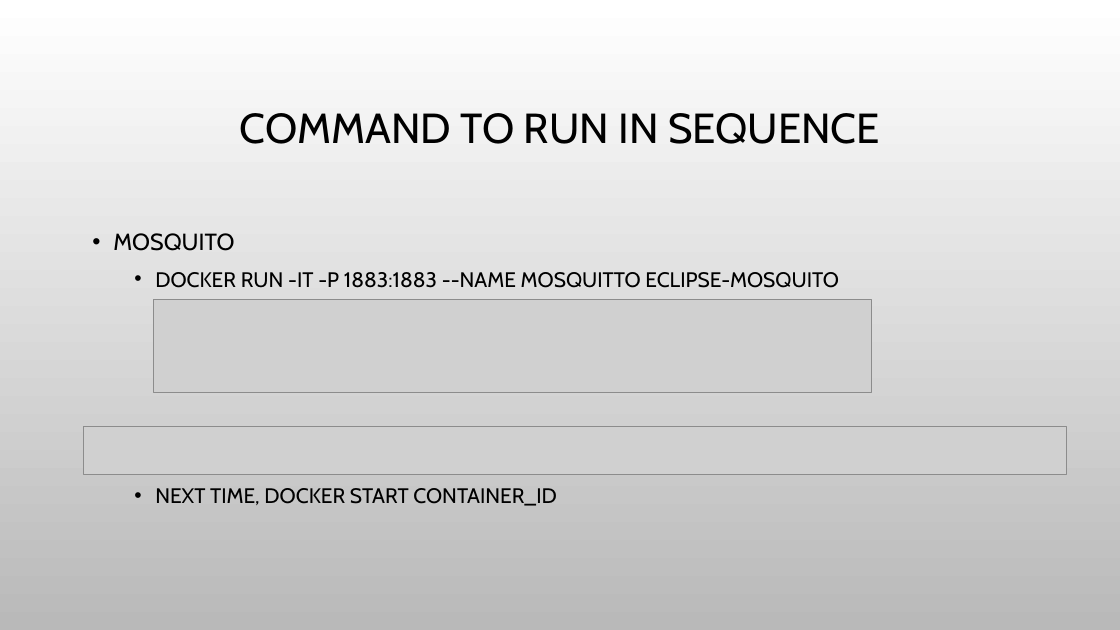
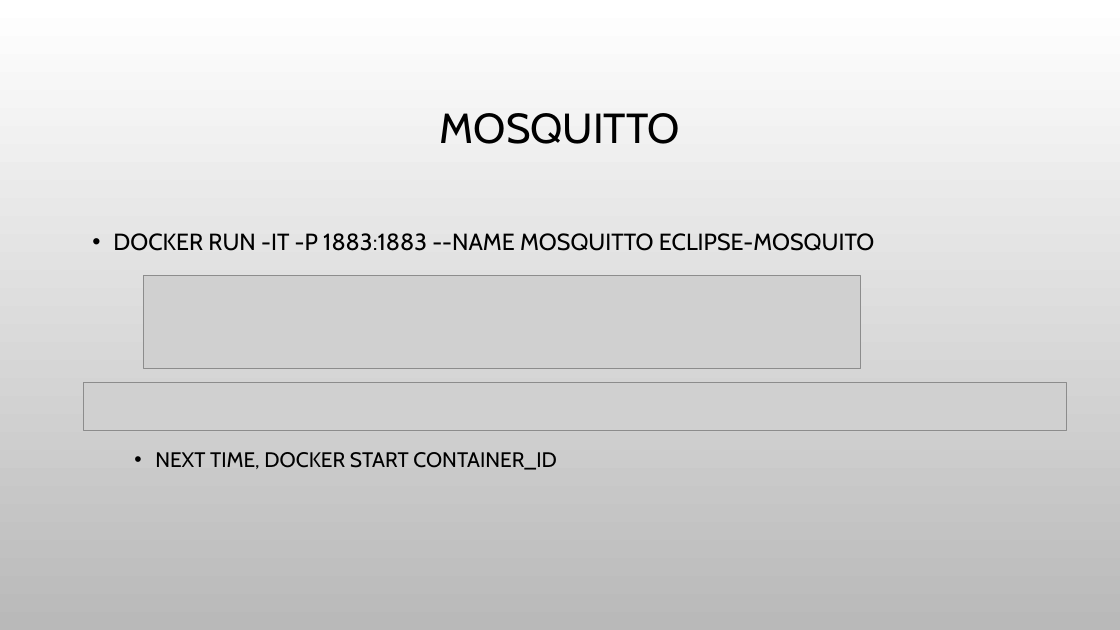
Before and after one commit to haixiang1977/iris, a slide deck: slide 5 of Docker architect.pptx. Drawn at 1120x630 pixels with LibreOffice and Linux fonts; fonts in the diff are those of the drawing; grey boxes stand for pictures; background and template pictures are left out. Boxes give left, top, right and bottom in pixels: in the first picture for what was removed or moved away, otherwise in the second. Text is boxed around its words. In the diff, an @@ line names an element or a change of style, - is before the commit and + after.

```diff
--- a/Docker architect.pptx
+++ b/Docker architect.pptx
@@ title at bbox=[440, 113, 680, 144]: text changed @@
-COMMAND TO RUN IN SEQUENCE
+MOSQUITTO
@@ text at bbox=[113, 233, 234, 251]: paragraph removed @@
-• MOSQUITO
@@ text at bbox=[113, 233, 874, 251]: size 18 to 20 pt in "DOCKER RUN -IT -P 1883:1883 --NAME MOSQUITTO ..."; list level 2 to 1 in "DOCKER RUN -IT -P 1883:1883 ..." @@
@@ picture: place and size @@
-picture at bbox=[154, 299, 871, 392]
+picture at bbox=[144, 276, 861, 369]
@@ picture: place and size @@
-picture at bbox=[84, 427, 1067, 475]
+picture at bbox=[84, 383, 1067, 431]
```
Also in this commit, not shown: 5 slides added.
